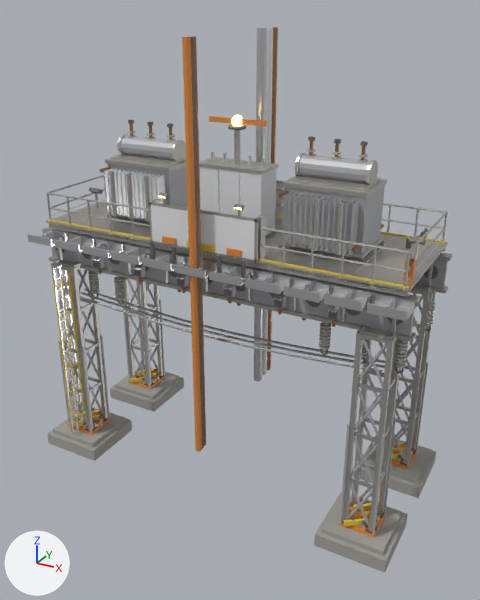
The glTF model public/assets/gantry_service.glb as it was, and as the next commit left it.
Rendered twice from a 50 mm camera at (10.2, -18.37, 15.57) aimed at (0.23, -0.24, 6.51). Arrows for +X, +Y and +Z are at lower left; the lights stay in place. The picture after the commit comes second. Vertices at exactly the same position are counted once.

In view in the first picture: 'gantry_service'.
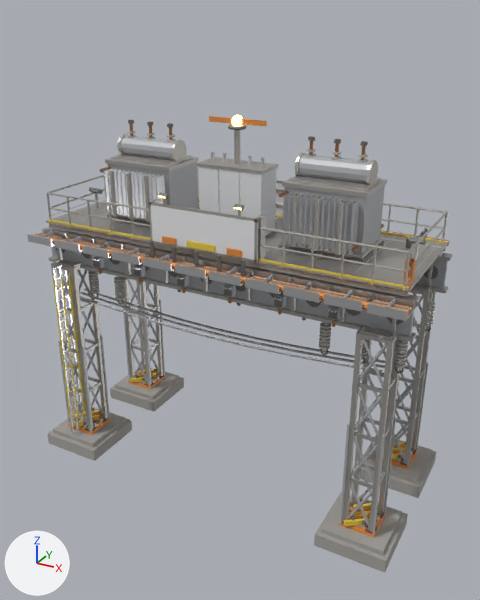
Where the change shows, as pixel boxes (x1, y1, x2, y2) in the pictures (480 x 600 px; the box of a moved part takes in the faces that stretch with it):
'gantry_service', reshaped (16% shorter)
    before: (27, 27, 453, 573)
    after: (27, 115, 453, 573)
part 1 of me_gantry_service, moved or reshaped (not visible afterwards)
    before: (262, 28, 273, 375)
part 2 of me_gantry_service, moved or reshaped
    before: (191, 37, 204, 448)
    after: (35, 234, 411, 314)
part 3 of me_gantry_service, moved or reshaped
    before: (182, 37, 202, 452)
    after: (32, 234, 409, 316)
part 4 of me_gantry_service, moved or reshaped
    before: (254, 28, 267, 381)
    after: (275, 221, 443, 257)
part 5 of me_gantry_service, moved or reshaped
    before: (193, 37, 206, 446)
    after: (39, 233, 412, 312)
part 6 of me_gantry_service, moved or reshaped
    before: (267, 27, 278, 370)
    after: (381, 230, 449, 246)

The change in detail:
me_gantry_service is used by ob_gantry_service; location (0.0, 0.0, 0.0).
me_gantry_service had 19149 vertices, 33620 faces and spanned x -6.8..6.8, y -3.0..3.3, z 0.0..15.0.
me_gantry_service now has 19149 vertices, 33620 faces and spans x -6.8..6.8, y -3.0..3.3, z 0.0..12.6.
me_gantry_service part 1: the loose piece of 24 vertices spanning x -0.1..0.1, y 2.0..2.2, z 2.4..15.0 is multiplied about its middle by the matrix ((0.0, 0.0, 1.0), (-1.0, 0.0, 0.0), (0.0, -1.0, 0.0)).
me_gantry_service part 2: the loose piece of 20 vertices spanning x -0.1..0.1, y -2.6..-2.5, z 1.9..14.9 is multiplied about its middle by the matrix ((0.0, 0.0, 1.0), (-1.0, 0.0, 0.0), (0.0, -1.0, 0.0)).
me_gantry_service part 3: the loose piece of 20 vertices spanning x -0.1..0.1, y -2.8..-2.6, z 1.9..14.9 is multiplied about its middle by the matrix ((0.0, 0.0, 1.0), (-1.0, 0.0, 0.0), (0.0, -1.0, 0.0)).
me_gantry_service part 4: the loose piece of 24 vertices spanning x -0.2..0.2, y 1.4..1.8, z 2.4..15.0 is multiplied about its middle by the matrix ((0.0, 0.0, 1.0), (-1.0, 0.0, 0.0), (0.0, -1.0, 0.0)).
me_gantry_service part 5: the loose piece of 20 vertices spanning x -0.1..0.1, y -2.5..-2.3, z 1.9..14.9 is multiplied about its middle by the matrix ((0.0, 0.0, 1.0), (-1.0, 0.0, 0.0), (0.0, -1.0, 0.0)).
me_gantry_service part 6: the loose piece of 24 vertices spanning x -0.1..0.1, y 2.4..2.6, z 2.4..15.0 is multiplied about its middle by the matrix ((0.0, 0.0, 1.0), (-1.0, 0.0, 0.0), (0.0, -1.0, 0.0)).
